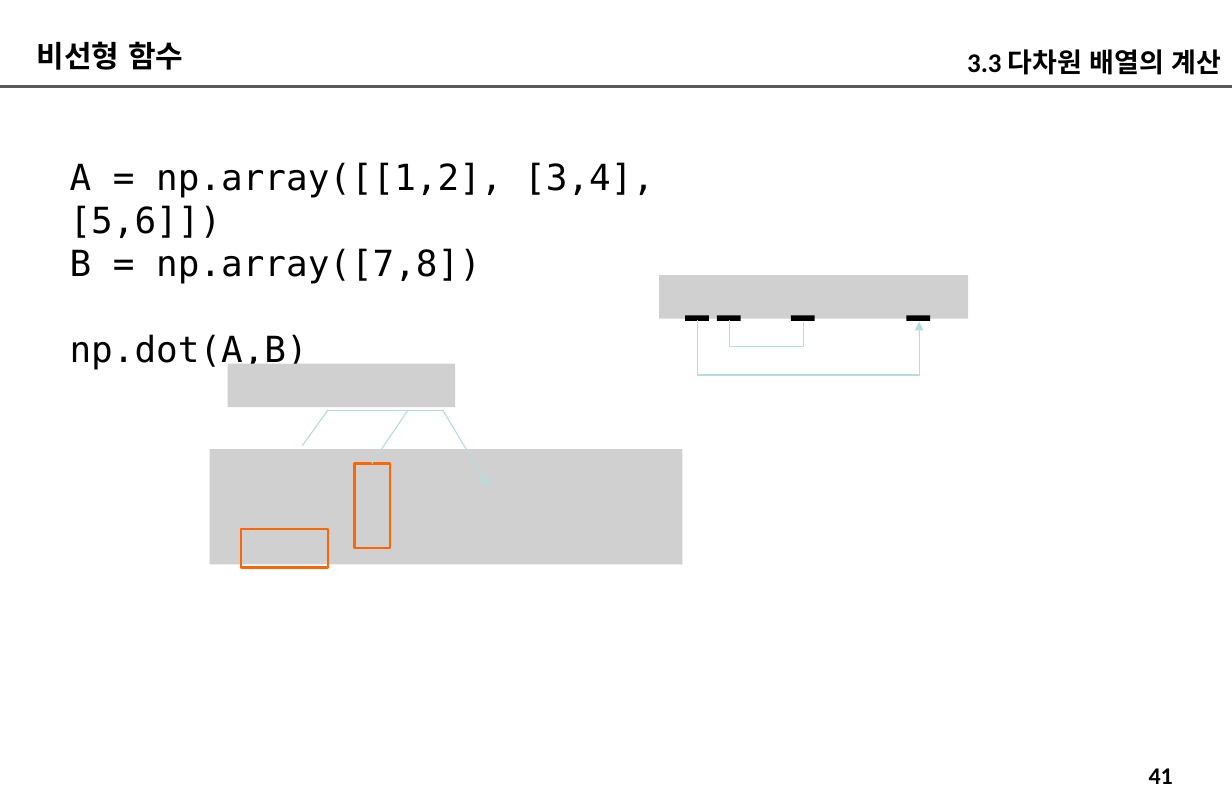
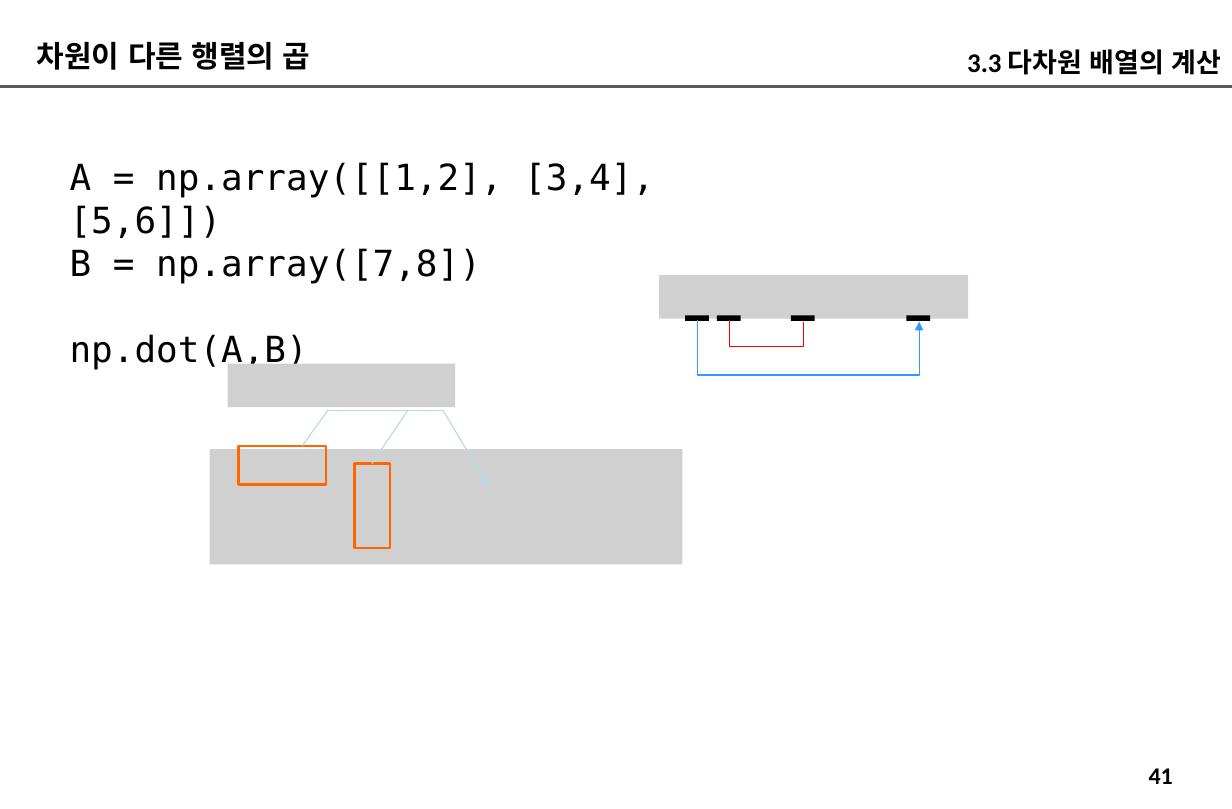
Before and after one commit to imguru-mooc/deep_learning_nlp, a slide deck: slide 41 of 인공지능_자연어처리_2_판서.pptx. Drawn at 1232x809 pixels with LibreOffice and Linux fonts; fonts in the diff are those of the drawing; grey boxes stand for pictures. Boxes give left, top, right and bottom in pixels: in the first picture for what was removed or moved away, otherwise in the second. Text is boxed around its words. In the diff, an @@ line names an element or a change of style, - is before the commit and + after.

```diff
--- a/인공지능_자연어처리_2_판서.pptx
+++ b/인공지능_자연어처리_2_판서.pptx
@@ text at [37,42,311,70]: text changed @@
-비선형 함수
+차원이 다른 행렬의 곱
@@ elbow arrow (698, 320) - (919, 321): stroke #B6DCDF 0.75 pt to #3399FF 0.75 pt @@
@@ elbow line (729, 320) - (804, 321): stroke #B6DCDF 0.75 pt to #FF0000 0.75 pt @@
@@ rectangle: place and size @@
-rectangle at [241,529,328,567]
+rectangle at [238,447,326,485]
```
Also in this commit, not shown: 20 other slides changed.
